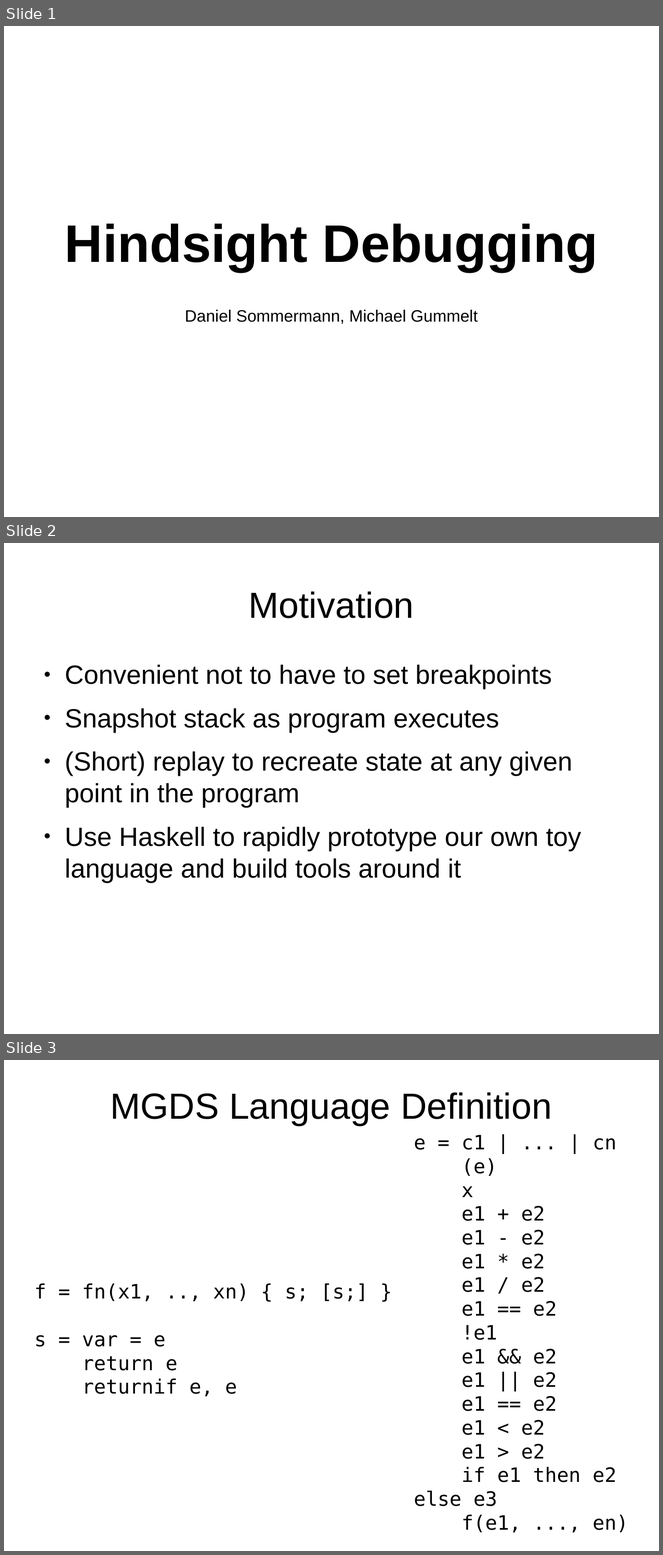
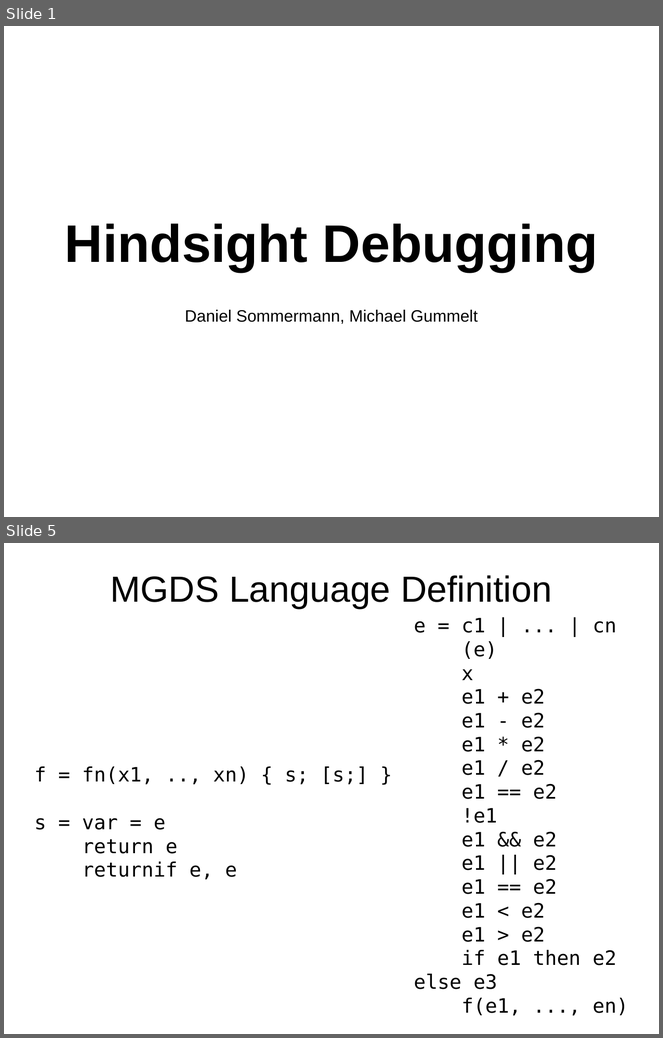
Before and after one commit to dcsommer/CS240H-Final-Project, a slide deck: demo.odp. Shown one above the other, each under a label of ours: slides 1, 2 and 3 before the commit, slides 1 and 5 after it; the slides between them are not shown. The pictures are 663x1555 and 663x1038 pixels, drawn with LibreOffice and Linux fonts; fonts in the diff are those of the drawing. Boxes give left, top, right and bottom in pixels: in the first picture for what was removed or moved away, otherwise in the second. Text is boxed around its words. In the diff, an @@ line names an element or a change of style, - is before the commit and + after.

```diff
--- a/demo.odp
+++ b/demo.odp
@@ slide 2 removed at (x1=4, y1=543, x2=659, y2=1034), background #FFFFFF @@
@@ title removed at (x1=249, y1=591, x2=414, y2=618) @@
-Motivation
@@ text removed at (x1=65, y1=665, x2=582, y2=883) @@
-● Convenient not to have to set breakpoints
-● Snapshot stack as program executes
-● (Short) replay to recreate state at any given point in the program
-● Use Haskell to rapidly prototype our own toy language and build tools around it
@@ what was slide 3 is now slide 5 @@
```
Also in this commit, not shown: 1 slide changed, 3 slides added.
